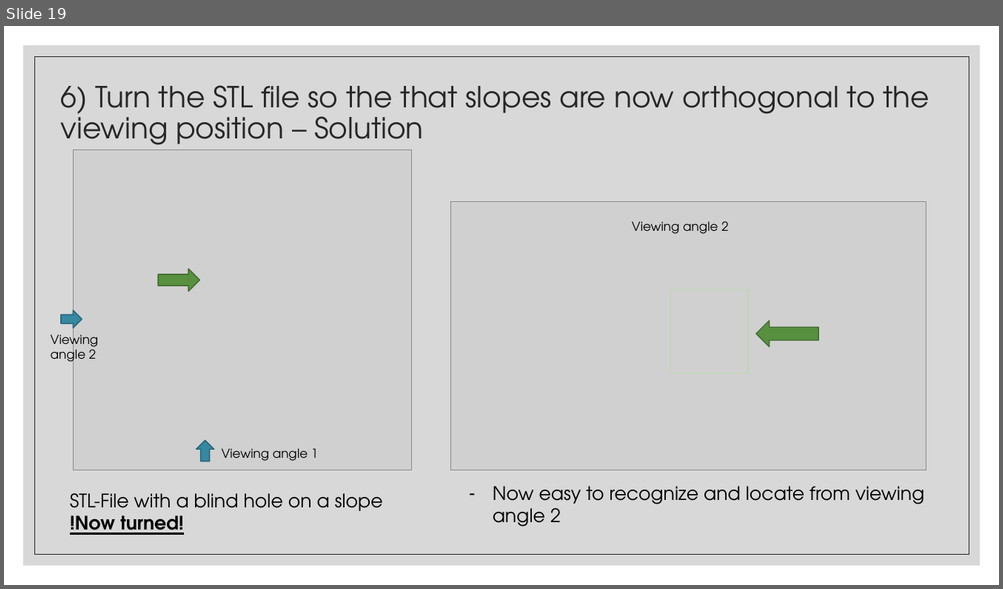
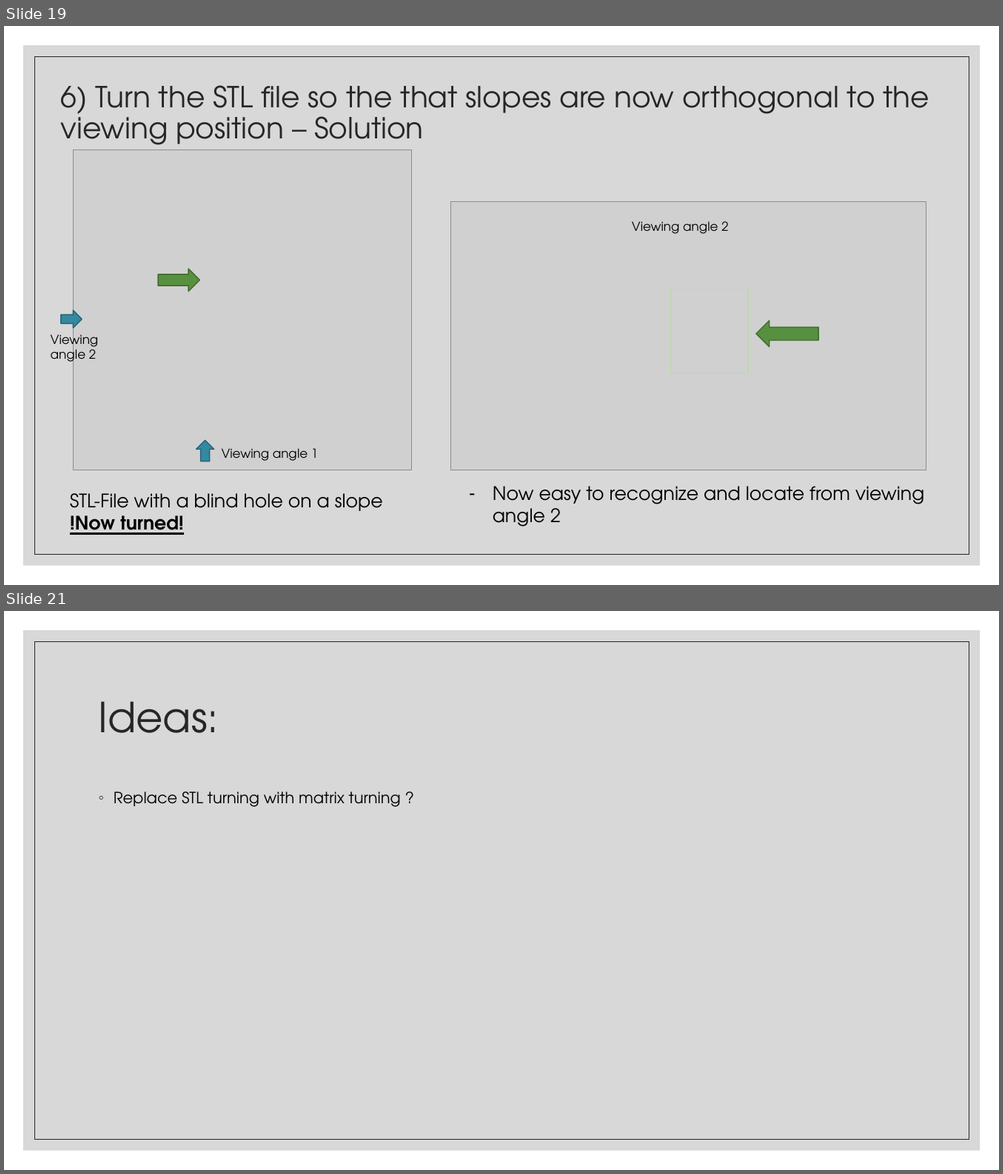
Before and after one commit to JanNalivaika/SSD_EXT, a slide deck: SSD Feature Detection Selling points.pptx. Shown one above the other, each under a label of ours: slide 19 before the commit, slides 19 and 21 after it; the slides between them are not shown. The pictures are 1003x589 and 1003x1174 pixels, drawn with LibreOffice and Linux fonts; fonts in the diff are those of the drawing; grey boxes stand for pictures. Boxes give left, top, right and bottom in pixels: in the first picture for what was removed or moved away, otherwise in the second. Text is boxed around its words. In the diff, an @@ line names an element or a change of style, - is before the commit and + after.

```diff
--- a/SSD Feature Detection Selling points.pptx
+++ b/SSD Feature Detection Selling points.pptx
@@ slide 21 added at bbox=[4, 611, 999, 1170], background #FFFFFF; not listed: 2 template elements that a slide beside it also shows @@
@@ title added at bbox=[99, 701, 219, 733], 40 pt, text #262626 @@
+Ideas:
@@ text added at bbox=[114, 792, 401, 807], 15 pt, text #000000 @@
+◦ Replace STL turning with matrix turning ?
```
Also in this commit, not shown: 1 slide changed.
